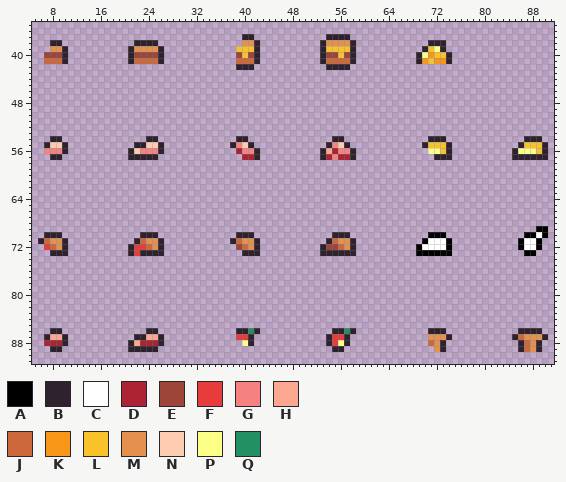
Edited in one commit: pixel-art file (Projects/TastyRoad/Assets/Sprites/foods.aseprite). Above, as it was before the edit.
96x64 pixels, 1 frame. Shown: x 5..91, y 35..91. The old version is drawn lined up with the new one, on the new canvas.
Palette (. is transparent): A #000000  B #2e222f  C #ffffff  D #ae2334  E #9e4539  F #e83b3b  G #f68181  H #fca790  J #cd683d  K #f79617  L #f9c22b  M #e6904e  N #fdcbb0  P #fbff86  Q #239063
Pixels before (only the part around the change), first column x 62:
35 ..............................
36 ..............................
37 ..............................
38 .........BBB..................
39 ........BLPB..................
40 .......BPKLLB.................
41 .......BKLKKB.................
42 ..............................
43 ..............................
44 ..............................
45 ..............................
46 ..............................
47 ..............................
48 ..............................
49 ..............................
50 ..............................
51 ..............................
52 ..............................
53 ..............................
54 .........BBB.............BBB..
55 ........BLLLB...........BLLLB.
56 .........PPLB..........BPPPLB.
57 ..........BBB..........BBBBBB.
58 ..............................
59 ..............................
60 ..............................
61 ..............................
62 ..............................
63 ..............................
And afterwards:
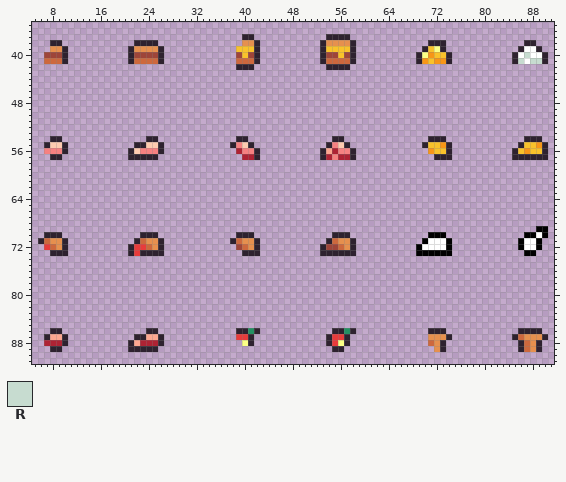
Colours new in this view: R #c7dcd0
From old to new:
canvas 96x64 -> 96x96, the old top-left corner now at 0,32
Changed rows in their new state; - is an unchanged pixel.
first column x 85:
38 --BB--
39 -BCCB-
40 BCRCCB
41 BRCRRB
first column x 71:
55 --K---------------K
56 KL-------------LKL-
Boxes around the changes in both pictures, in picture pixels (x1, y1, x2, y2):
added: (512, 40, 548, 64)
changed: (428, 142, 446, 154)
changed: (518, 142, 542, 154)
